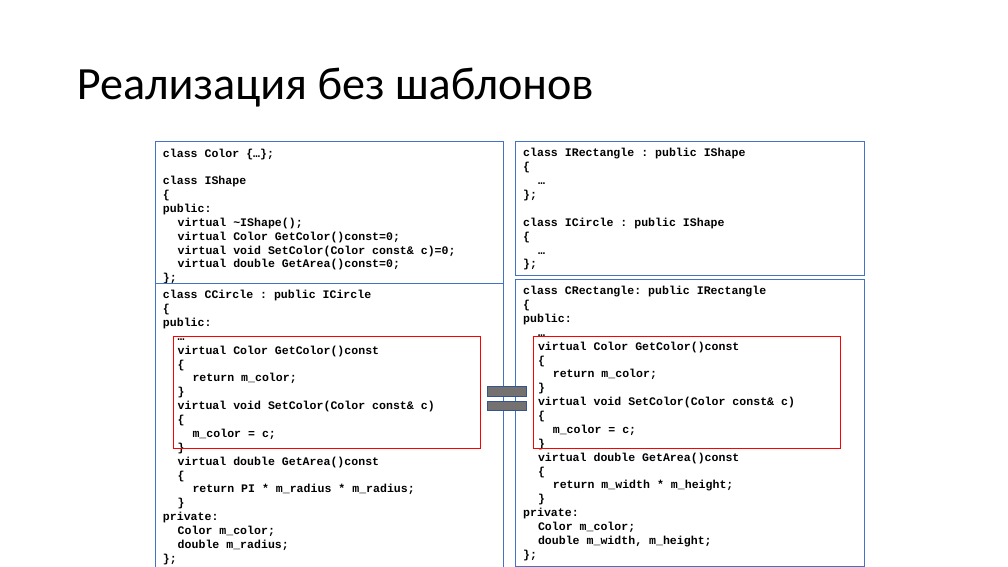
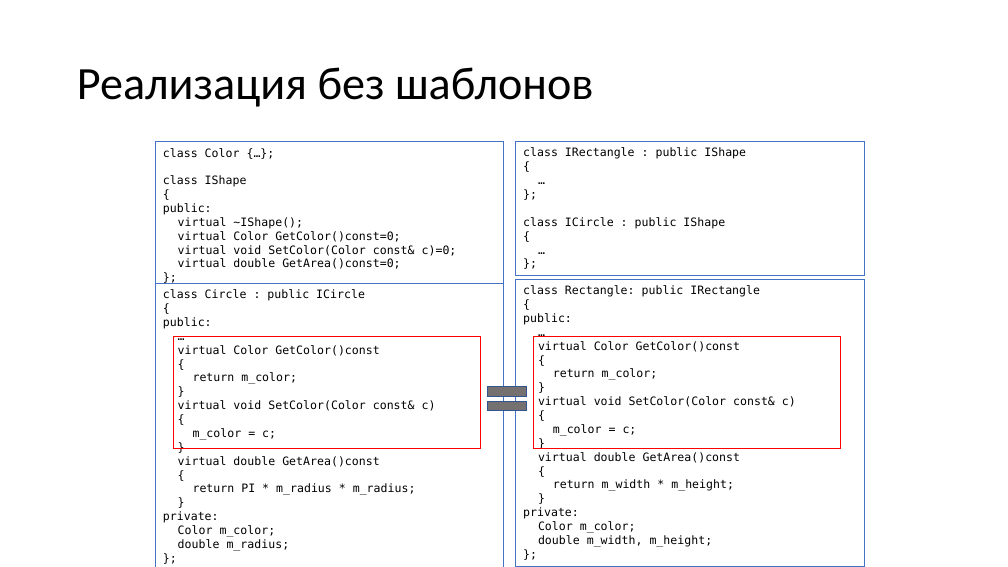
Before and after one commit to alexey-malov/oop, a slide deck: slide 65 of lectures/06/Обобщенное программирование, шаблоны.pptx (slide 62 before the commit). Drawn at 1008x567 pixels with LibreOffice and Linux fonts; fonts in the diff are those of the drawing. Boxes give left, top, right and bottom in pixels: in the first picture for what was removed or moved away, otherwise in the second. Text is boxed around its words. In the diff, an @@ line names an element or a change of style, - is before the commit and + after.

```diff
--- a/lectures/06/Обобщенное программирование, шаблоны.pptx
+++ b/lectures/06/Обобщенное программирование, шаблоны.pptx
@@ rectangle "class Color {…};" at (156,141,504,289): font Courier New to DejaVu Sans Mono, bold off @@
@@ rectangle "class IRectangle : public IShape" at (516,141,864,275): font Courier New to DejaVu Sans Mono, bold off @@
@@ text in rectangle at (163,289,365,301): text changed; font Courier New to DejaVu Sans Mono; bold off @@
-class CCircle : public ICircle
+class Circle : public ICircle
@@ text in rectangle at (523,285,760,297): text changed; font Courier New to DejaVu Sans Mono; bold off @@
-class CRectangle: public IRectangle
+class Rectangle: public IRectangle
@@ text in rectangle at (163,317,436,551): font Courier New to DejaVu Sans Mono, bold off in "{", "public:", "…", "virtual Color GetColor()const" and 15 more places @@
@@ text in rectangle at (523,313,796,547): font Courier New to DejaVu Sans Mono, bold off in "{", "public:", "…", "virtual Color GetColor()const" and 15 more places @@
```
Also in this commit, not shown: 12 other slides changed, 7 slides added, 4 slides removed.
